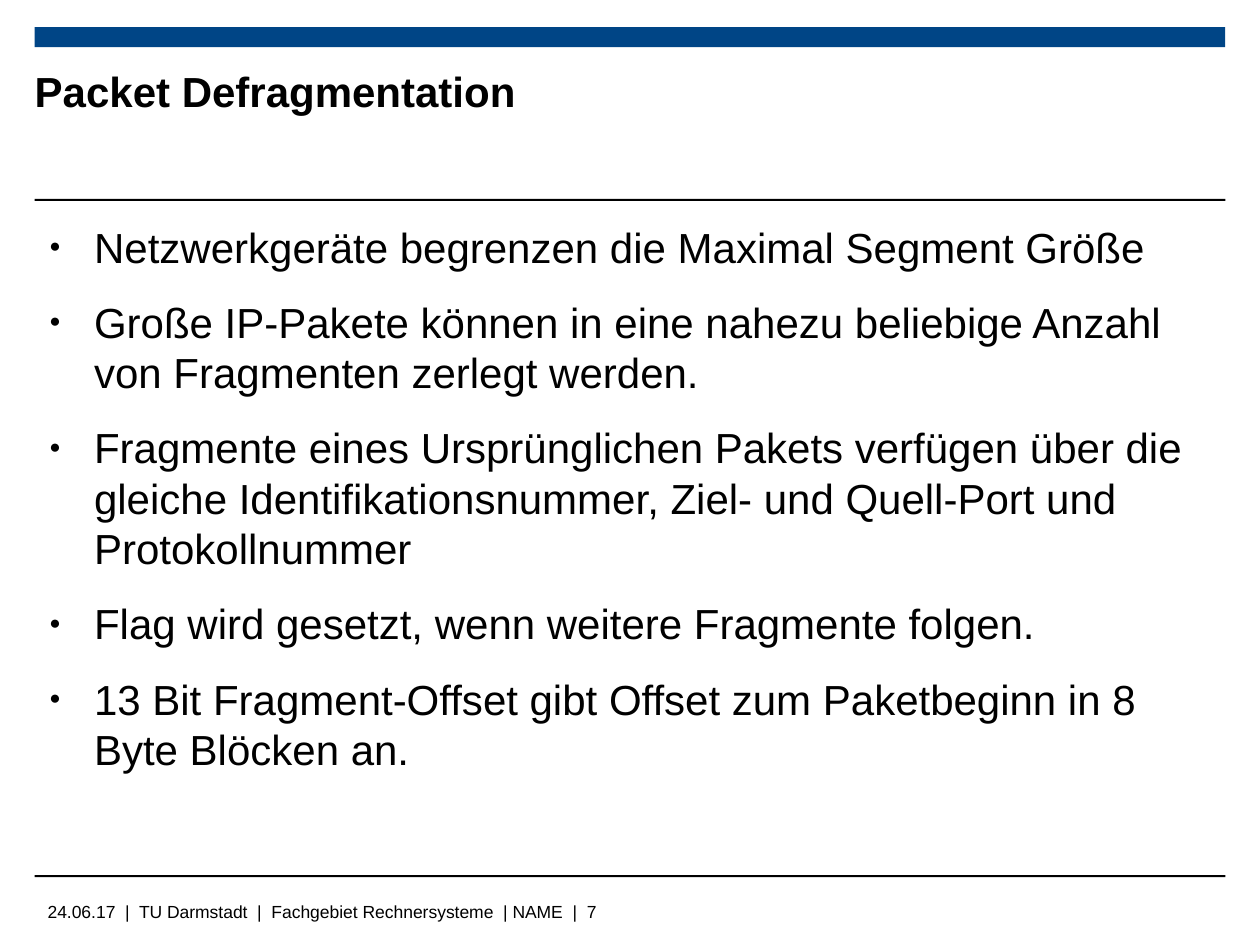
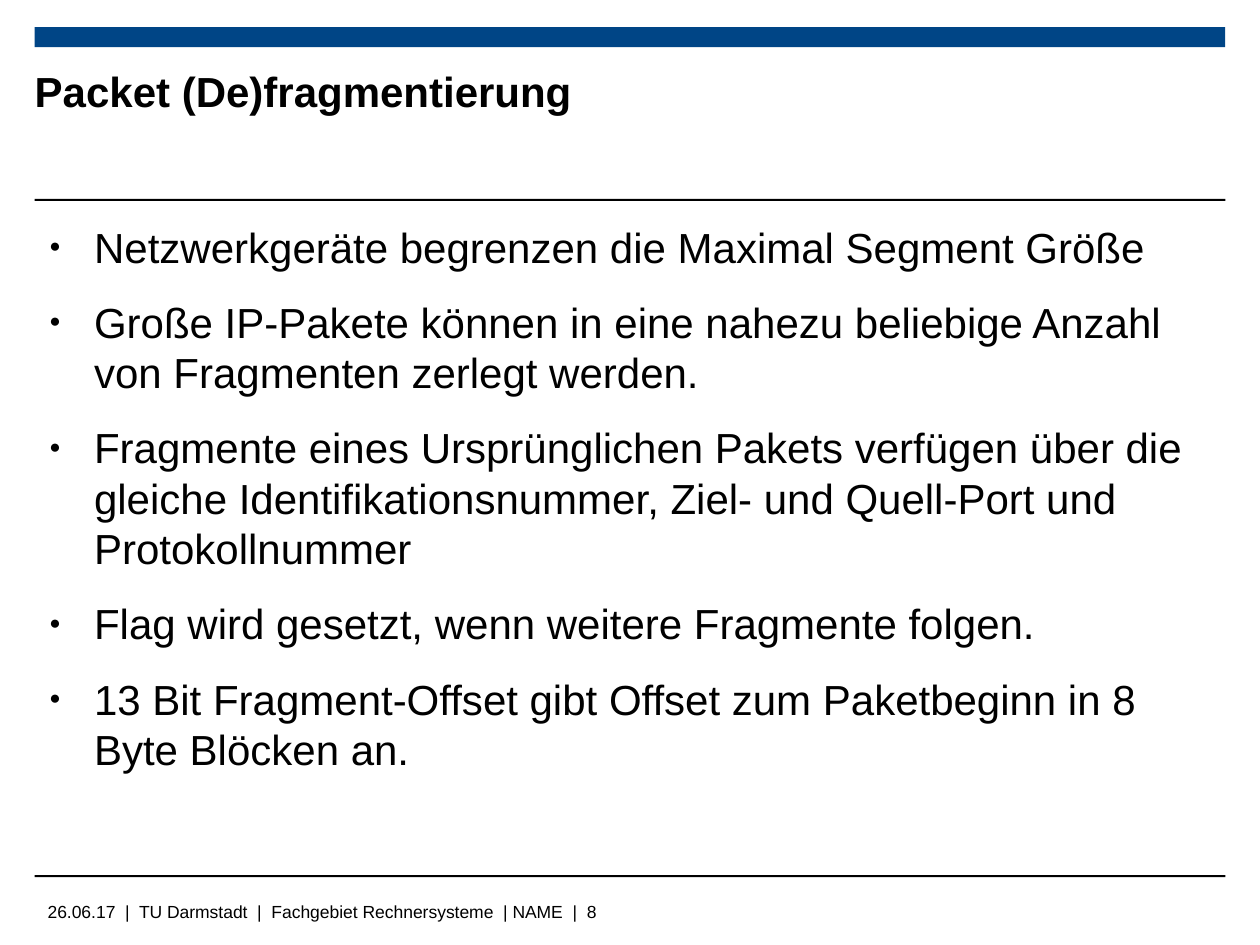
Before and after one commit to Wiero/Bachelorarbeit, a slide deck: slide 8 of Bachelorpräsenation.odp (slide 7 before the commit). Drawn at 1260x945 pixels with LibreOffice and Linux fonts; fonts in the diff are those of the drawing; background and template pictures are left out. Boxes give left, top, right and bottom in pixels: in the first picture for what was removed or moved away, otherwise in the second. Text is boxed around its words. In the diff, an @@ line names an element or a change of style, - is before the commit and + after.

```diff
--- a/Bachelorpräsenation.odp
+++ b/Bachelorpräsenation.odp
@@ title at <box>35,76,572,115</box>: text changed @@
-Packet Defragmentation
+Packet (De)fragmentierung
@@ text at <box>48,905,597,922</box>: text changed @@
-24.06.17 | TU Darmstadt | Fachgebiet Rechnersysteme | NAME | 7
+26.06.17 | TU Darmstadt | Fachgebiet Rechnersysteme | NAME | 8
```
Also in this commit, not shown: 4 other slides changed, 13 slides added, 3 slides removed, 12 other files.
